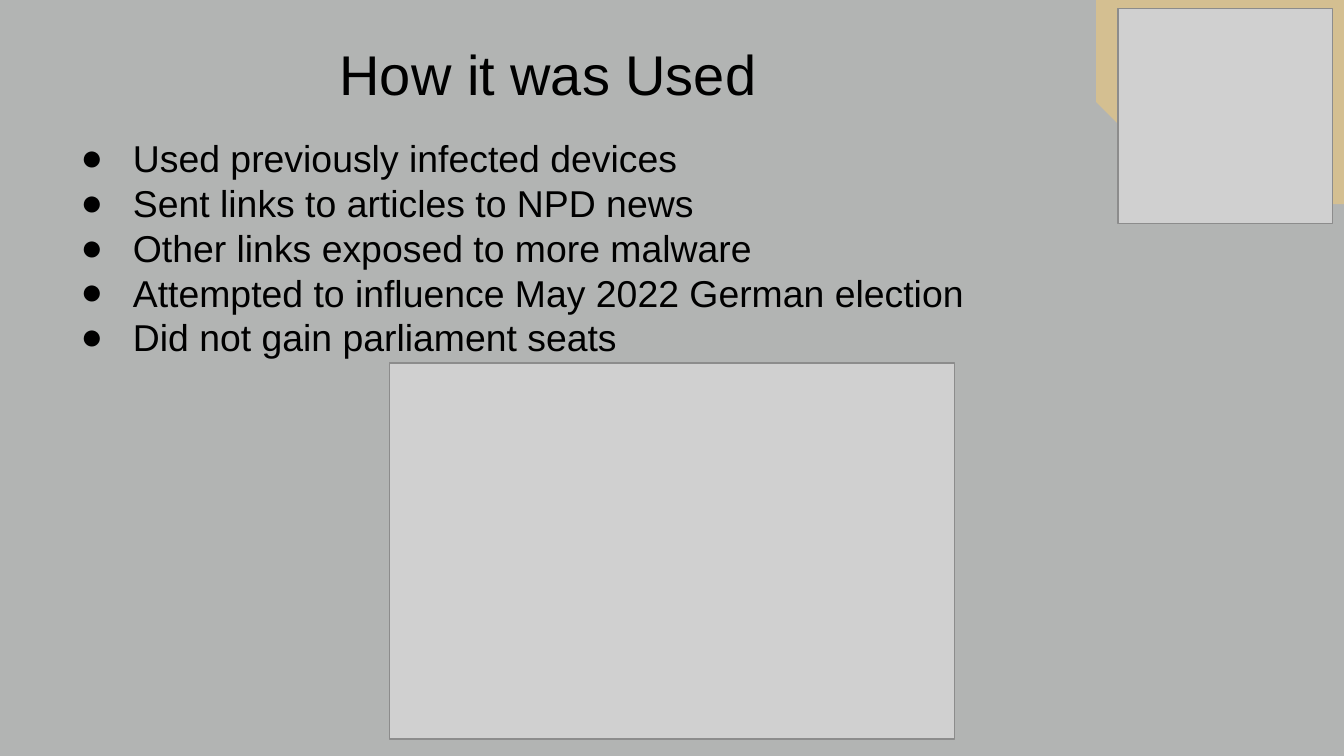
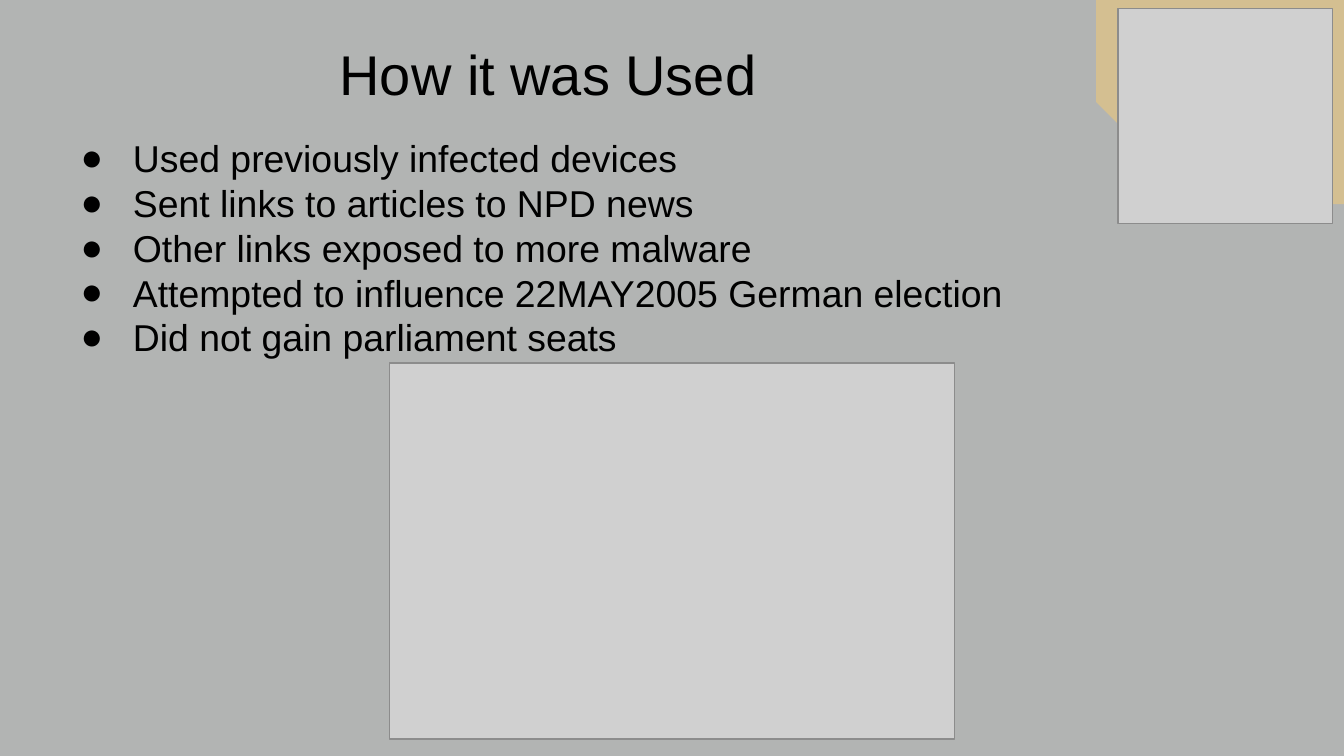
Before and after one commit to BrianFreeman0620/SoberWormPresentation, a slide deck: slide 7 of Freeman_Sober_Worm.pptx. Drawn at 1344x756 pixels with LibreOffice and Linux fonts; fonts in the diff are those of the drawing; grey boxes stand for pictures; background and template pictures are left out. Boxes give left, top, right and bottom in pixels: in the first picture for what was removed or moved away, otherwise in the second. Text is boxed around its words. In the diff, an @@ line names an element or a change of style, - is before the commit and + after.

```diff
--- a/Freeman_Sober_Worm.pptx
+++ b/Freeman_Sober_Worm.pptx
@@ text at (133,280,1003,314): text changed @@
-● Attempted to influence May 2022 German election
+● Attempted to influence 22MAY2005 German election
```
Also in this commit, not shown: 4 other slides changed, 1 other file.
